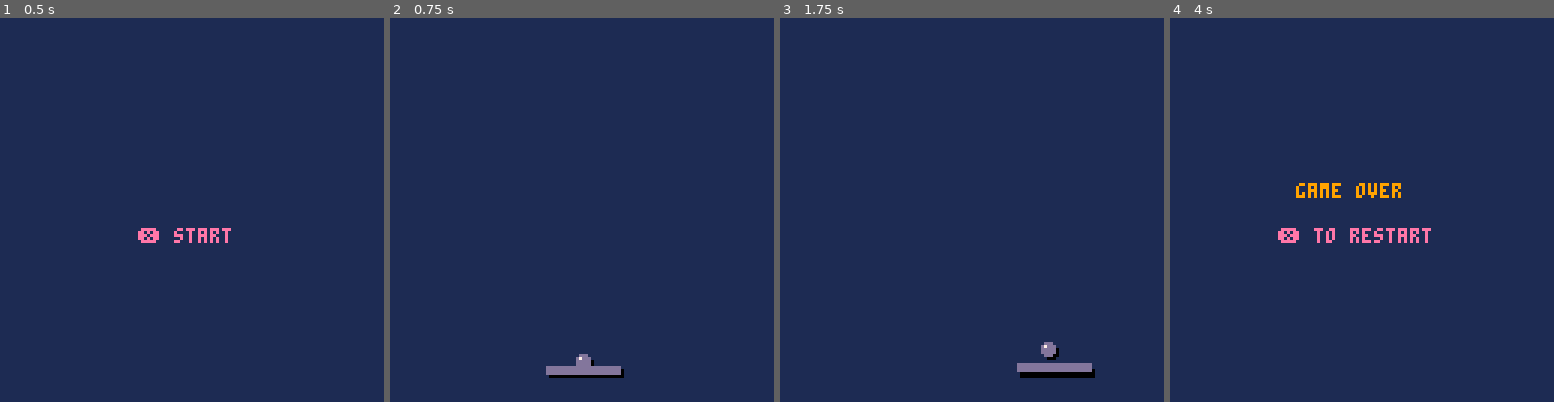
Above: before the commit, frames 1-4 (left to right).
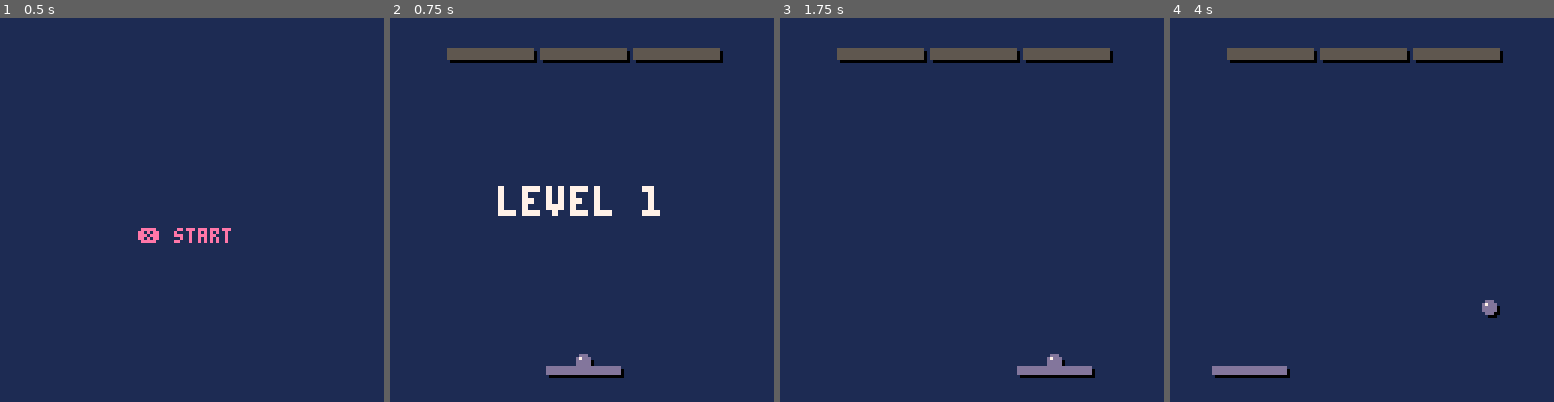
Above: after the commit, the same moments.

Repository: jxnprince/pico-8-experiments
Game: PICO-8 cartridge carts/breakout/breakout.p8
Two runs of this game, one before a commit and one after it. Both use one fixed random seed, a clock stepped at 60 frames per second and the inputs below.
Inputs:
- Up to frame 1 (0.5 s): tap X (X key) at 0.33 s
- Up to frame 2 (0.75 s): tap O (Z key) at 0.7 s
- Up to frame 3 (1.75 s): tap X (X key) at 1.07 s; hold Right from 1.6 s (still down); tap O (Z key) at 1.7 s
- Up to frame 4 (4 s): tap X (X key) at 1.85, 2.97 s; release Right at 2.1 s; tap O (Z key) every 0.4 s from 2.1 to 3.7 s; hold Up 2.15-2.42 s; hold Right 2.47-3.03 s; hold Left 3.08-3.58 s; hold Down 3.63-3.97 s

Frame 1 is identical in both runs. In frame 2, 4.0% of the frame differs, in the area x 14-87%, y 7-52%; in frame 3, 3.2%; in frame 4, 4.7%, in the area x 10-87%, y 7-94%.

Commit message:
add levels and stuff

Diff:
--- a/carts/breakout/breakout.p8
+++ b/carts/breakout/breakout.p8
@@ -26,6 +26,8 @@
     update_start()
   elseif mode == "game" then
     update_game()
+  elseif mode == "transition" then
+    update_transition()
   elseif mode == "gameover" then
     update_gameover()
   end
@@ -38,6 +40,8 @@
     draw_start()
   elseif mode == "game" then
     draw_game()
+  elseif mode == "transition" then
+    draw_transition()
   elseif mode == "gameover" then
     draw_gameover()
   end
@@ -82,7 +86,6 @@
 function update_start()
   if btn_pressed(btn_x) then
     init_game()
-    mode = "game"
   end
 end
 
@@ -116,14 +119,74 @@
 friction = 0.999  -- velocity multiplier applied each frame (1 = no decay)
 min_spd = 1.666   -- minimum absolute y-speed so ball never crawls
 
+bgap = 3       -- gap between bricks (x)
+bgap_y = 3     -- gap between brick rows
+bstart_y = 10  -- top margin
+
+level_defs = {
+  {bw=28, bh=3, bcols=3,  brows=1},
+  {bw=28, bh=3, bcols=3,  brows=2},
+  {bw=20, bh=3, bcols=4,  brows=2},
+  {bw=20, bh=3, bcols=4,  brows=3},
+  {bw=14, bh=3, bcols=6,  brows=3},
+  {bw=14, bh=3, bcols=6,  brows=4},
+  {bw=10, bh=3, bcols=8,  brows=4},
+  {bw=10, bh=3, bcols=8,  brows=5},
+  {bw=9,  bh=2, bcols=10, brows=5},
+  {bw=9,  bh=2, bcols=10, brows=6},
+  {bw=7,  bh=2, bcols=12, brows=7},
+}
+
+function init_bricks()
+  bricks = {}
+  local grid_w = bcols * bw + (bcols - 1) * bgap
+  local shift = flr((bw + bgap) / 2)
+  local extra = brows > 1 and shift or 0
+  local ox = flr((128 - grid_w - extra) / 2)
+  for r = 0, brows - 1 do
+    local row_x = ox + (r % 2 == 1 and shift or 0)
+    for c = 0, bcols - 1 do
+      add(bricks, {
+        x = row_x + c * (bw + bgap),
+        y = bstart_y + r * (bh + bgap_y),
+        alive = true
+      })
+    end
+  end
+end
+
+function apply_level(lvl)
+  local def = level_defs[min(lvl, #level_defs)]
+  bw = def.bw
+  bh = def.bh
+  bcols = def.bcols
+  brows = def.brows
+  init_bricks()
+end
+
+function all_cleared()
+  for b in all(bricks) do
+    if b.alive then return false end
+  end
+  return true
+end
+
+function start_transition()
+  level += 1
+  apply_level(level)
+  trans_timer = 150
+  mode = "transition"
+end
+
 -- resets all game state, called when starting a new game
 function init_game()
+  level = 1
   px = 64 - pw / 2
-  pdx = 0  -- paddle velocity this frame
+  pdx = 0
   py = 116
-  pyo = 0      -- paddle y offset (bump animation)
-  pbump = 0    -- bump timer
-  bump_cd = 0  -- bump cooldown timer
+  pyo = 0
+  pbump = 0
+  bump_cd = 0
   bx = 64
   by = py - br
   bdx = 0
@@ -131,6 +194,10 @@
   pbx = bx
   pby = by
   serving = true
+  clear_delay = 0
+  apply_level(1)
+  trans_timer = 150
+  mode = "transition"
 end
 
 -- starts bump timer for velocity window; pyo is managed by button state
@@ -251,6 +318,15 @@
     end
   end
 
+  -- brick collisions
+  update_bricks()
+
+  -- level clear delay
+  if clear_delay > 0 then
+    clear_delay -= 1
+    if clear_delay == 0 then start_transition() end
+  end
+
   -- ball lost
   if by - br > 128 then
   		play_sfx(1)
@@ -258,7 +334,88 @@
   end
 end
 
+function update_bricks()
+  for b in all(bricks) do
+    if b.alive then
+      local hit = bx+br > b.x and bx-br < b.x+bw
+              and by+br > b.y and by-br < b.y+bh
+      if hit then
+        b.alive = false
+        local was_above = pby + br <= b.y
+        local was_below = pby - br >= b.y + bh
+        if was_above or was_below then
+          bdy = -bdy
+        else
+          bdx = -bdx
+        end
+        play_sfx(3)
+        if all_cleared() then clear_delay = 15 end
+      end
+    end
+  end
+end
+
+function update_transition()
+  local prev_px = px
+  if btn_held(btn_left) then px = max(0, px - pspd) end
+  if btn_held(btn_right) then px = min(128 - pw, px + pspd) end
+  pdx = px - prev_px
+
+  if pbump > 0 then pbump -= 1 end
+  if bump_cd > 0 then bump_cd -= 1 end
+
+  if not serving then
+    if btn_pressed(btn_x) and bump_cd == 0 then do_bump() end
+    pyo = btn_held(btn_x) and -1 or 0
+  end
+
+  if serving then
+    bx = px + pw / 2
+    by = py + pyo - br
+  end
+  trans_timer -= 1
+  if serving then
+    if trans_timer <= 90 then mode = "game" end
+  else
+    if trans_timer <= 0 then mode = "game" end
+  end
+end
+
+function draw_transition()
+  draw_game()
+  local msg, col
+  if serving then
+    msg = "level "..level
+    col = 7
+  else
+    local phase = flr((trans_timer - 1) / 30)
+    if phase == 4 then
+      msg = "level "..level  col = 7
+    elseif phase == 3 then
+      msg = "3"              col = 8
+    elseif phase == 2 then
+      msg = "2"              col = 9
+    elseif phase == 1 then
+      msg = "1"              col = 10
+    else
+      msg = "go!"            col = 11
+    end
+  end
+  local x = 64 - #msg * 4
+  print("\^w\^t"..msg, x, 56, col)
+end
+
+function draw_bricks()
+  for b in all(bricks) do
+    if b.alive then
+      rectfill(b.x+1, b.y+1, b.x+bw+1, b.y+bh+1, 0)
+      rectfill(b.x, b.y, b.x+bw, b.y+bh, 5)
+    end
+  end
+end
+
 function draw_game()
+  draw_bricks()
   -- drop shadows
   rectfill(px+1, py+1, px+pw+1, py+ph+1, 0)
   circfill(bx+1, by+1, br, 0)
